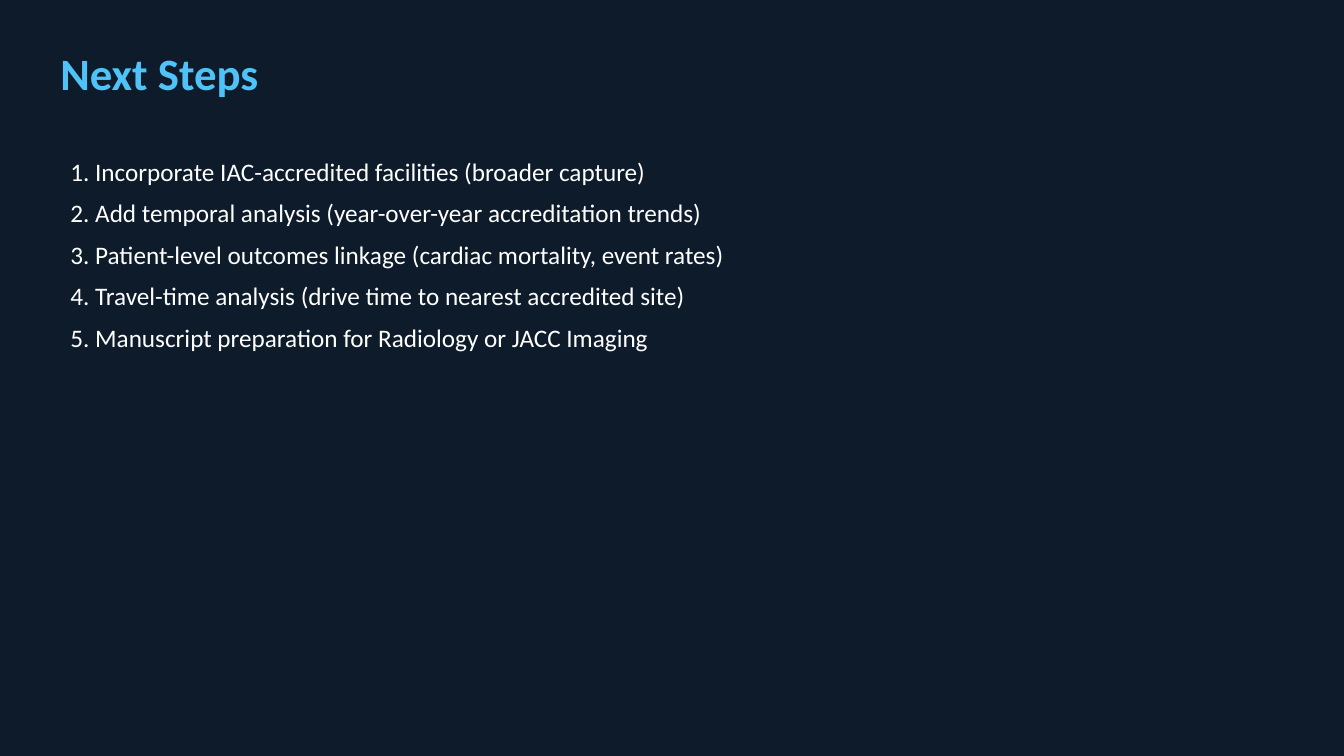
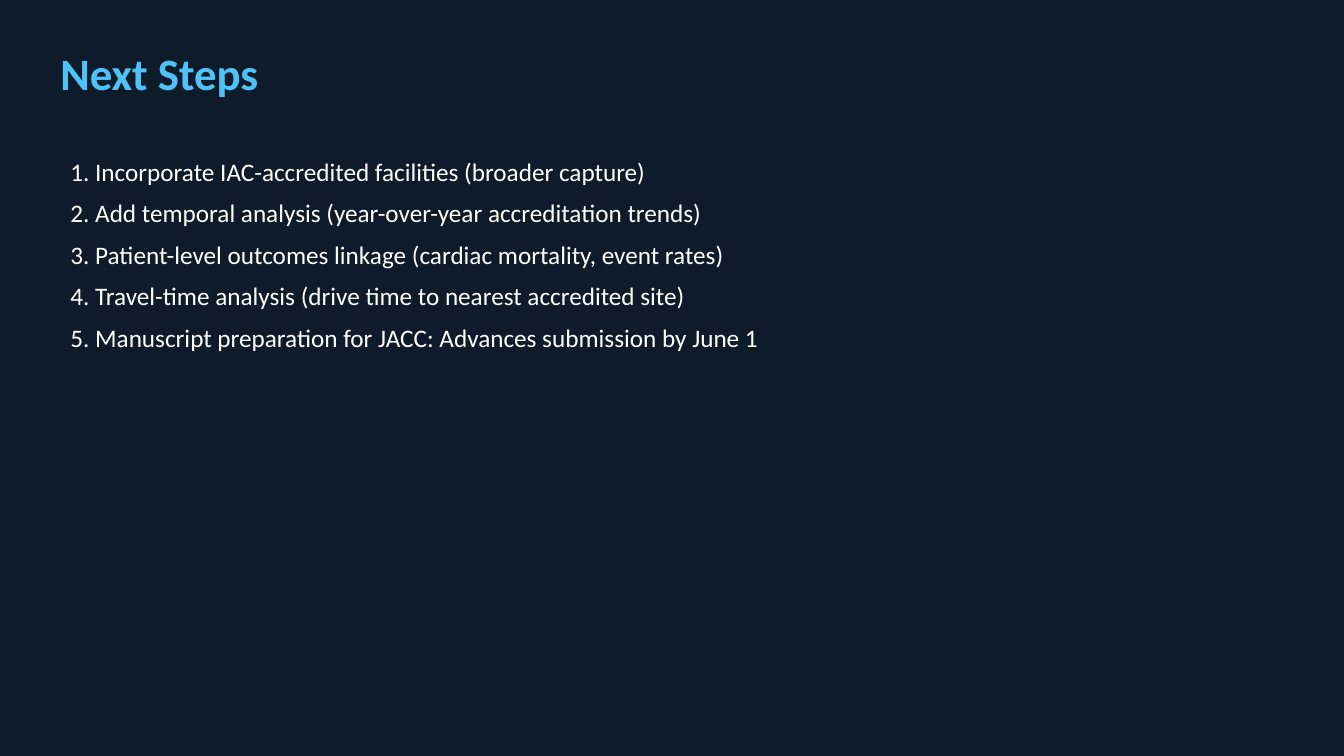
Before and after one commit to abdulrazakucc/geo-spatial-analysis, a slide deck: slide 8 of output/documents/ACR_Cardiac_Imaging_Presentation.pptx. Drawn at 1344x756 pixels with LibreOffice and Linux fonts; fonts in the diff are those of the drawing. Boxes give left, top, right and bottom in pixels: in the first picture for what was removed or moved away, otherwise in the second. Text is boxed around its words. In the diff, an @@ line names an element or a change of style, - is before the commit and + after.

```diff
--- a/output/documents/ACR_Cardiac_Imaging_Presentation.pptx
+++ b/output/documents/ACR_Cardiac_Imaging_Presentation.pptx
@@ text at [70,329,758,351]: text changed @@
-5. Manuscript preparation for Radiology or JACC Imaging
+5. Manuscript preparation for JACC: Advances submission by June 1
```
Also in this commit, not shown: 5 other slides changed, 5 other files.
